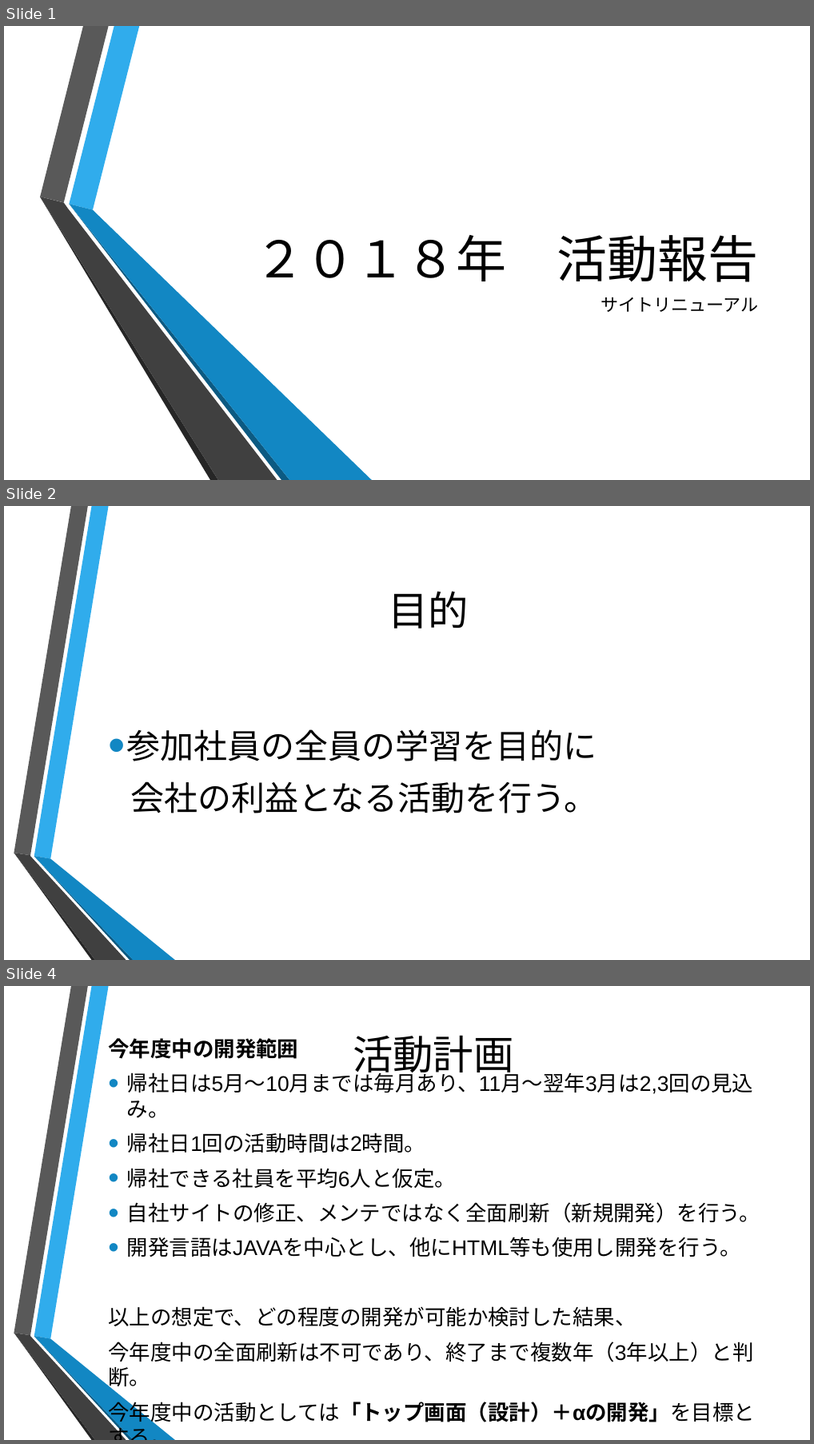
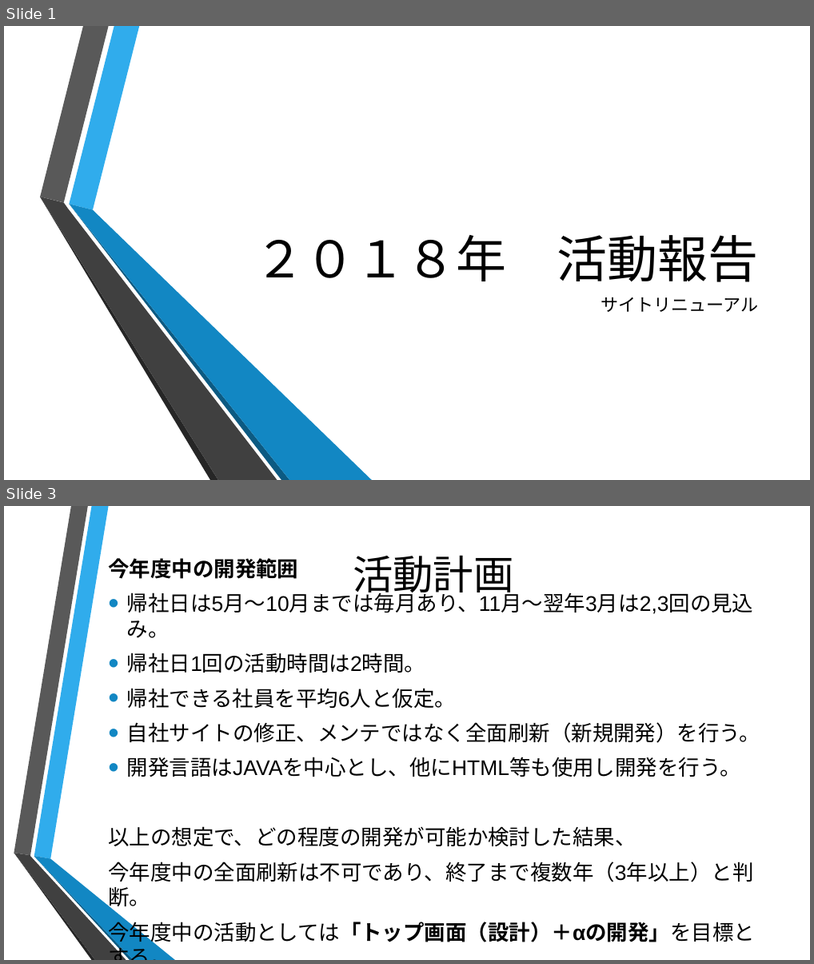
Before and after one commit to aimProjects/home-page-top, a slide deck: ２０１８年サイトリニューアル発表.pptx. Shown one above the other, each under a label of ours: slides 1, 2 and 4 before the commit, slides 1 and 3 after it; the slides between them are not shown. The pictures are 814x1444 and 814x964 pixels, drawn with LibreOffice and Linux fonts; fonts in the diff are those of the drawing; background and template pictures are left out. Boxes give left, top, right and bottom in pixels: in the first picture for what was removed or moved away, otherwise in the second. Text is boxed around its words. In the diff, an @@ line names an element or a change of style, - is before the commit and + after.

```diff
--- a/２０１８年サイトリニューアル発表.pptx
+++ b/２０１８年サイトリニューアル発表.pptx
@@ slide 2 removed at box(4, 506, 810, 960), background picture (left out); not listed: 6 template elements that a slide beside it also shows @@
@@ title removed at box(388, 591, 469, 628) @@
-目的
@@ text removed at box(127, 729, 598, 813) @@
-• 参加社員の全員の学習を目的に
-会社の利益となる活動を行う。
@@ what was slide 4 is now slide 3 @@
```
Also in this commit, not shown: 5 slides changed.
